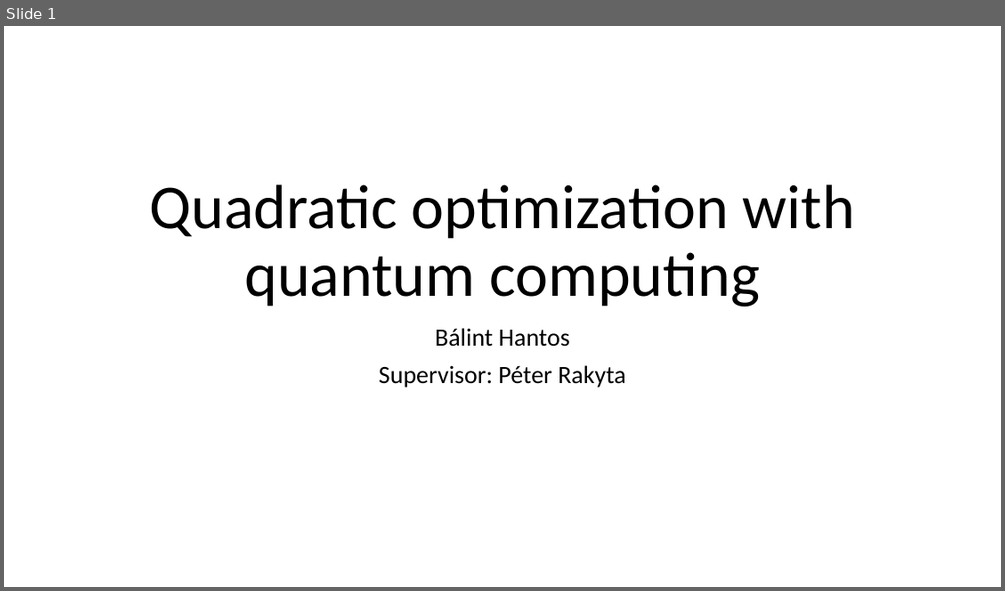
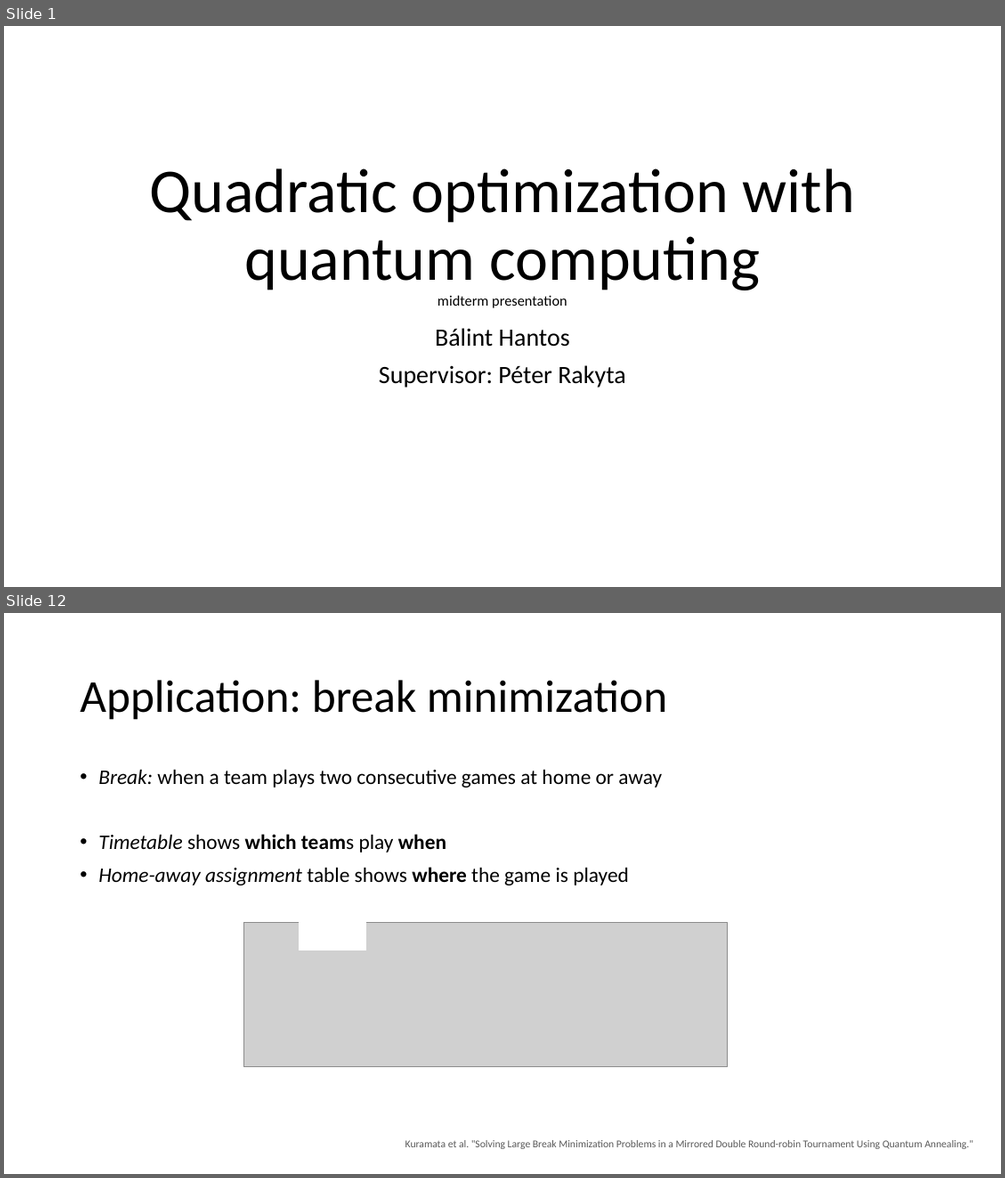
Before and after one commit to Balint831/SciMod, a slide deck: 3 Quadratic optimization with quantum computing .pptx. Shown one above the other, each under a label of ours: slide 1 before the commit, slides 1 and 12 after it; the slides between them are not shown. The pictures are 1005x591 and 1005x1178 pixels, drawn with LibreOffice and Linux fonts; fonts in the diff are those of the drawing; grey boxes stand for pictures. Boxes give left, top, right and bottom in pixels: in the first picture for what was removed or moved away, otherwise in the second. Text is boxed around its words. In the diff, an @@ line names an element or a change of style, - is before the commit and + after.

Commit message:
ha-assignment error tbd

```diff
--- a/3 Quadratic optimization with quantum computing .pptx
+++ b/3 Quadratic optimization with quantum computing .pptx
@@ slide 12 added at [4,613,1001,1174], background #FFFFFF @@
@@ title added at [80,680,667,720], 44 pt, text #000000 @@
+Application: break minimization
@@ text added at [98,769,662,885], 20 pt, text #000000 @@
+• Break: when a team plays two consecutive games at home or away
+• Timetable shows which teams play when
+• Home-away assignment table shows where the game is played
@@ picture added at [244,922,728,1067] @@
@@ rectangle added at [299,922,365,949], fill #FFFFFF, outline #FFFFFF 1 pt @@
@@ text added at [405,1140,973,1149], 10 pt, text #595959 @@
+Kuramata et al. "Solving Large Break Minimization Problems in a Mirrored Double Round-robin Tournament Using Quantum Annealing."
@@ slide 1 changed as well @@
@@ title at [149,168,855,308]: text changed @@
-Quadratic optimization with quantum computing
+Quadratic optimization with quantum computing
+midterm presentation
```
Also in this commit, not shown: 5 other slides changed, 10 other slides added, 1 slide removed, 4 other files.
